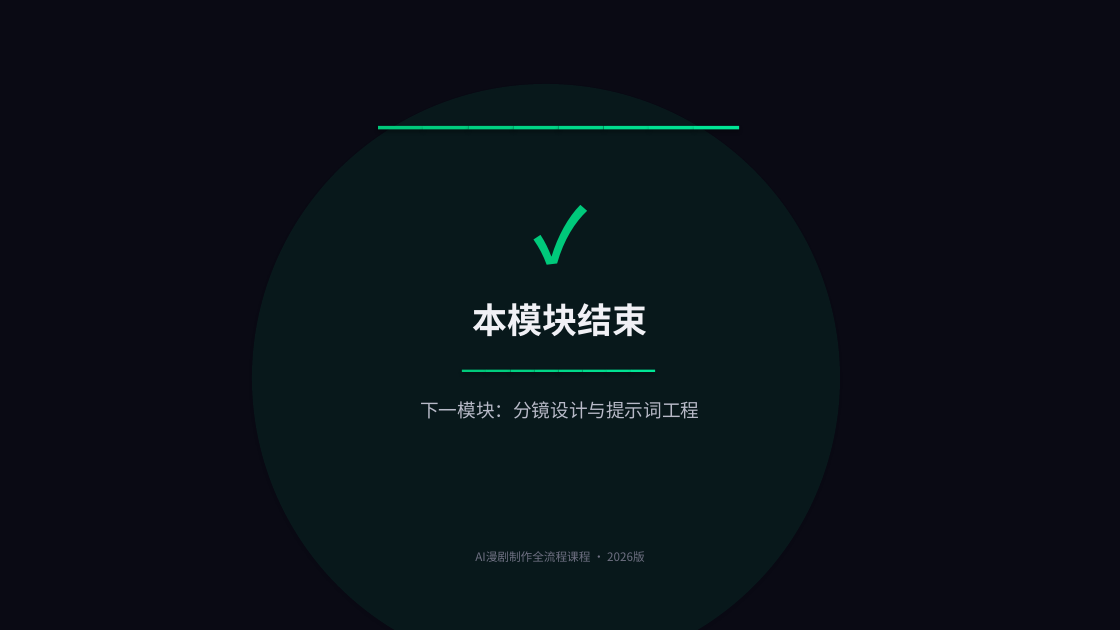
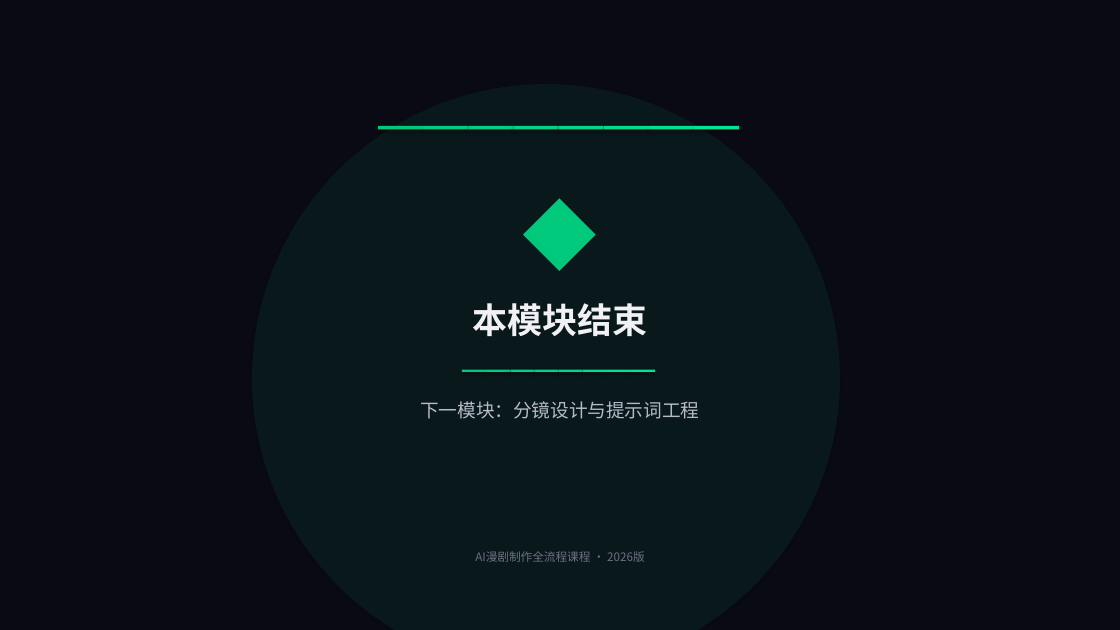
Before and after one commit to lichangjiang932-ship-it/ai-video-class, a slide deck: slide 12 of AI漫剧制作课程/PPT课件/模块02-大语言模型与AI剧本创作.pptx. Drawn at 1120x630 pixels with LibreOffice and Linux fonts; fonts in the diff are those of the drawing. Boxes give left, top, right and bottom in pixels: in the first picture for what was removed or moved away, otherwise in the second. Text is boxed around its words. In the diff, an @@ line names an element or a change of style, - is before the commit and + after.

```diff
--- a/AI漫剧制作课程/PPT课件/模块02-大语言模型与AI剧本创作.pptx
+++ b/AI漫剧制作课程/PPT课件/模块02-大语言模型与AI剧本创作.pptx
@@ text at (x1=0, y1=185, x2=1120, y2=269): text changed @@
-✓
+◆
```
Also in this commit, not shown: 3 other slides changed, 28 other files.
